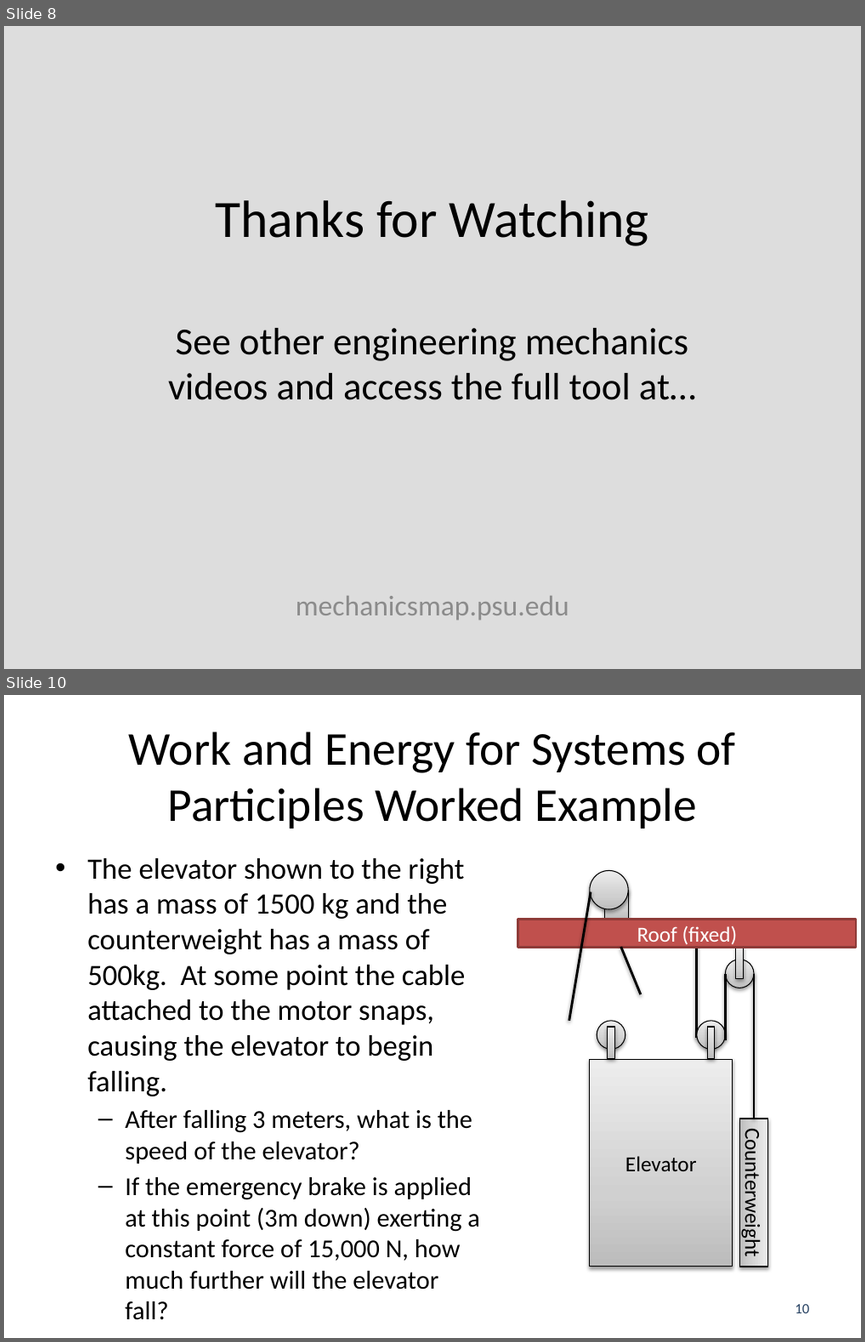
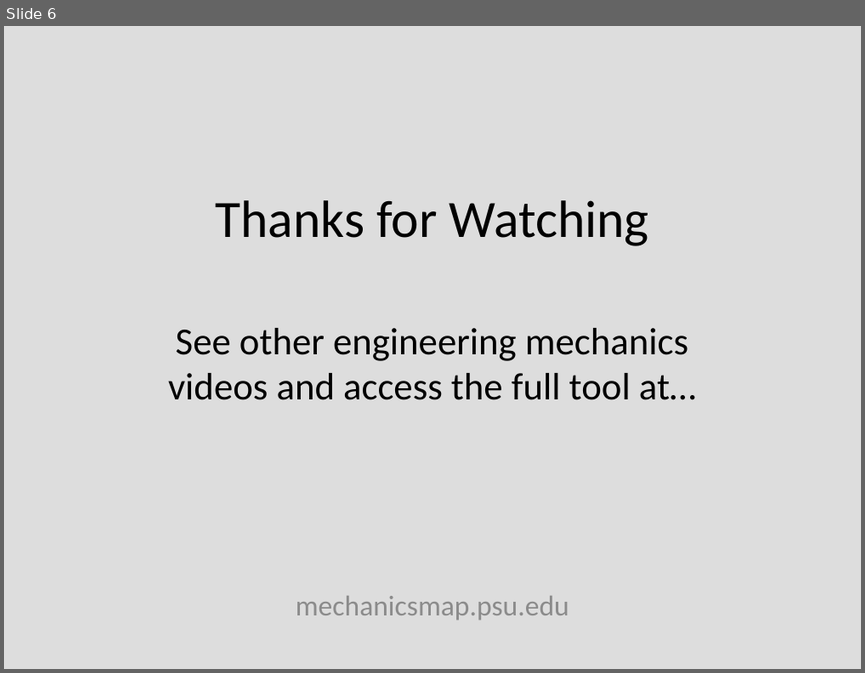
Before and after one commit to JacobMoore/mechanics_textbook, a slide deck: Lecture Slides/VideoLectureSlides/10.3.pptx. Shown one above the other, each under a label of ours: slides 8 and 10 before the commit, slide 6 after it; the slides between them are not shown. The pictures are 865x1342 and 865x673 pixels, drawn with LibreOffice and Linux fonts; fonts in the diff are those of the drawing; background and template pictures are left out. Boxes give left, top, right and bottom in pixels: in the first picture for what was removed or moved away, otherwise in the second. Text is boxed around its words. In the diff, an @@ line names an element or a change of style, - is before the commit and + after.

```diff
--- a/Lecture Slides/VideoLectureSlides/10.3.pptx
+++ b/Lecture Slides/VideoLectureSlides/10.3.pptx
@@ slide 10 removed at [4, 695, 861, 1338], background #FFFFFF @@
@@ title removed at [129, 732, 736, 828] @@
-Work and Energy for Systems of Participles Worked Example
@@ text removed at [87, 858, 480, 1260] @@
-• The elevator shown to the right has a mass of 1500 kg and the counterweight has a mass of 500kg. At some point the cable attached to the motor snaps, causing the elevator to begin falling.
-  – After falling 3 meters, what is the speed of the elevator?
-  – If the emergency brake is applied at this point (3m down) exerting a constant force of 15,000 N, how much further will the elevator fall?
@@ ellipse removed at [589, 871, 628, 909] @@
@@ line removed from (590, 892) to (569, 1021) @@
@@ rectangle removed at [605, 890, 628, 919] @@
@@ rectangle removed at [518, 919, 856, 947] @@
-Roof (fixed)
@@ line removed from (621, 947) to (641, 994) @@
@@ line removed from (696, 942) to (696, 1038) @@
@@ rectangle removed at [736, 947, 743, 979] @@
@@ ellipse removed at [726, 959, 754, 987] @@
@@ line removed from (726, 974) to (726, 1040) @@
@@ line removed from (754, 974) to (754, 1118) @@
@@ ellipse removed at [597, 1021, 625, 1049] @@
@@ ellipse removed at [696, 1021, 725, 1049] @@
@@ rectangle removed at [608, 1027, 614, 1058] @@
@@ rectangle removed at [708, 1027, 715, 1058] @@
@@ rectangle removed at [589, 1059, 732, 1266] @@
-Elevator
@@ rectangle removed at [740, 1118, 768, 1266] @@
-Counterweight
@@ page number removed at [794, 1304, 809, 1313] @@
-10
@@ what was slide 8 is now slide 6 @@
```
Also in this commit, not shown: 1 slide changed, 6 slides added, 7 other slides removed, 13 other files.
